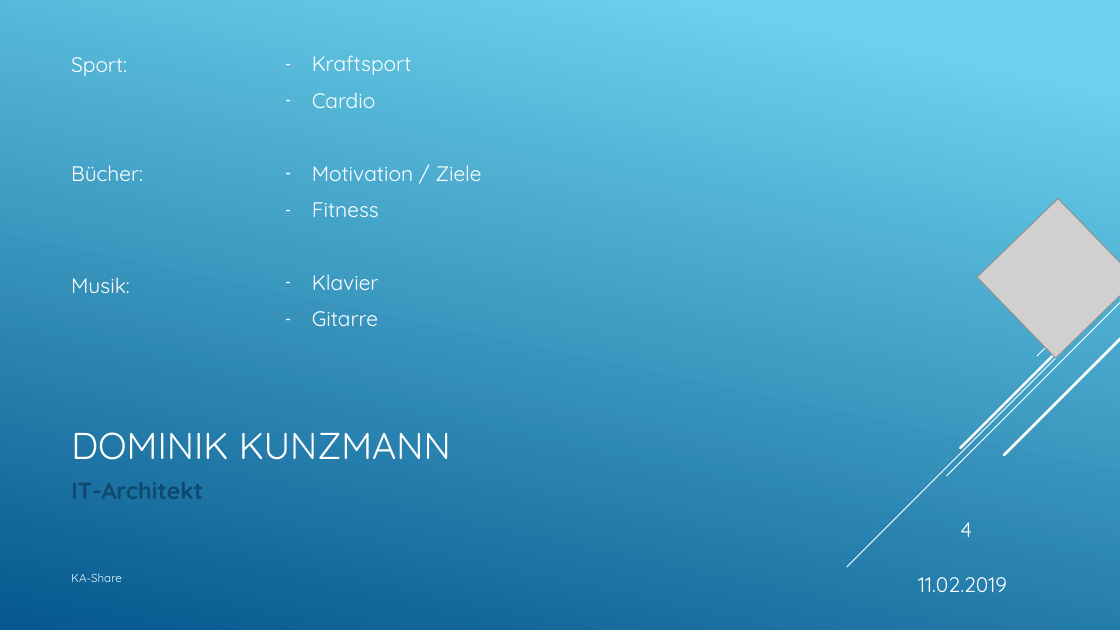
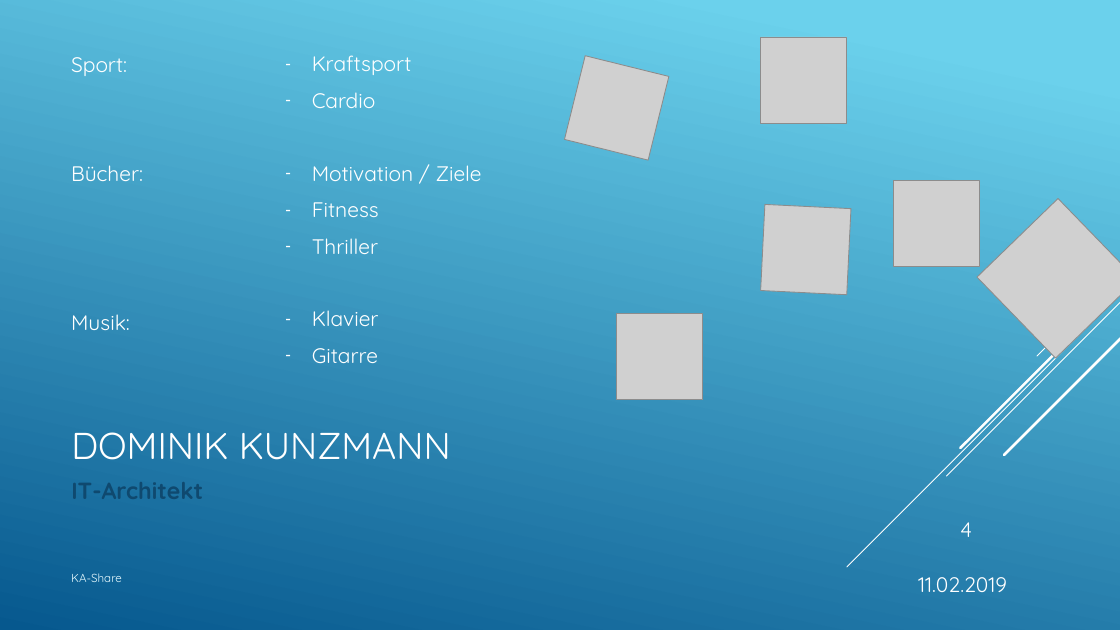
Before and after one commit to KanBen86/ProjektCarsharing, a slide deck: slide 4 of Präsentation/KA-Share.pptx. Drawn at 1120x630 pixels with LibreOffice and Linux fonts; fonts in the diff are those of the drawing; grey boxes stand for pictures. Boxes give left, top, right and bottom in pixels: in the first picture for what was removed or moved away, otherwise in the second. Text is boxed around its words. In the diff, an @@ line names an element or a change of style, - is before the commit and + after.

Commit message:
Profil Dominik ergänzt durch Priktogramme

```diff
--- a/Präsentation/KA-Share.pptx
+++ b/Präsentation/KA-Share.pptx
@@ text "Sport:" rewrapped from [71,57,143,293] to [71,57,143,330] @@
@@ picture added at [565,56,670,160] @@
@@ picture added at [761,37,848,124] @@
@@ picture added at [761,205,852,295] @@
@@ picture added at [894,181,981,267] @@
@@ text at [312,238,378,254]: paragraph added @@
+  – Thriller
@@ picture added at [617,314,703,401] @@
```
